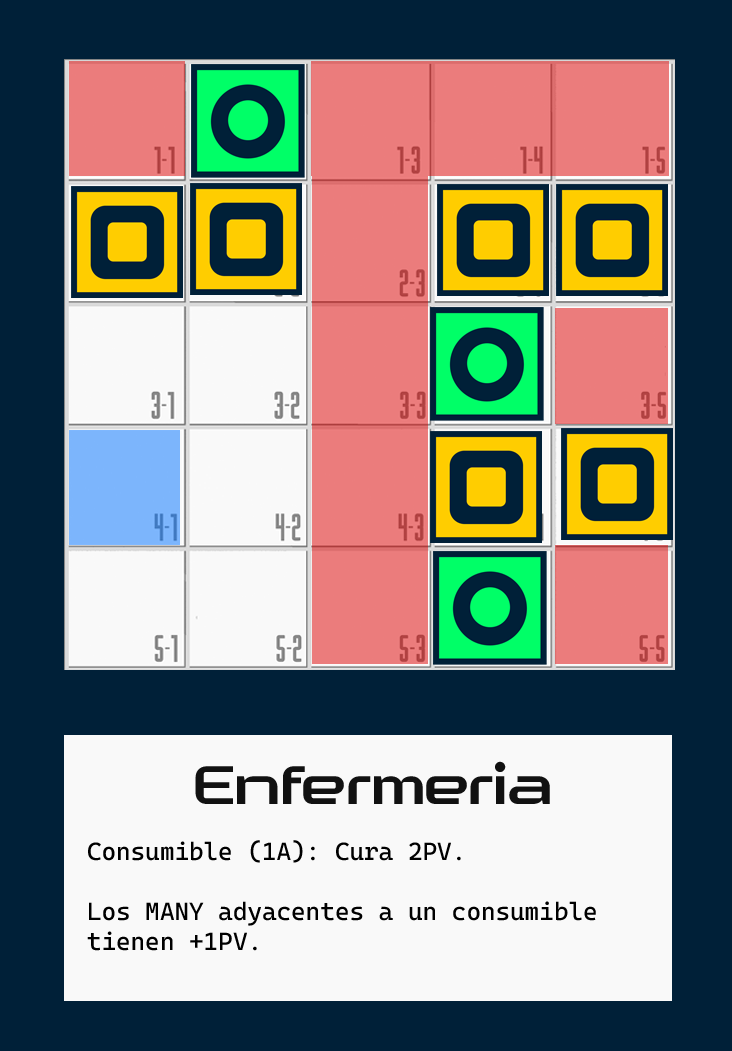
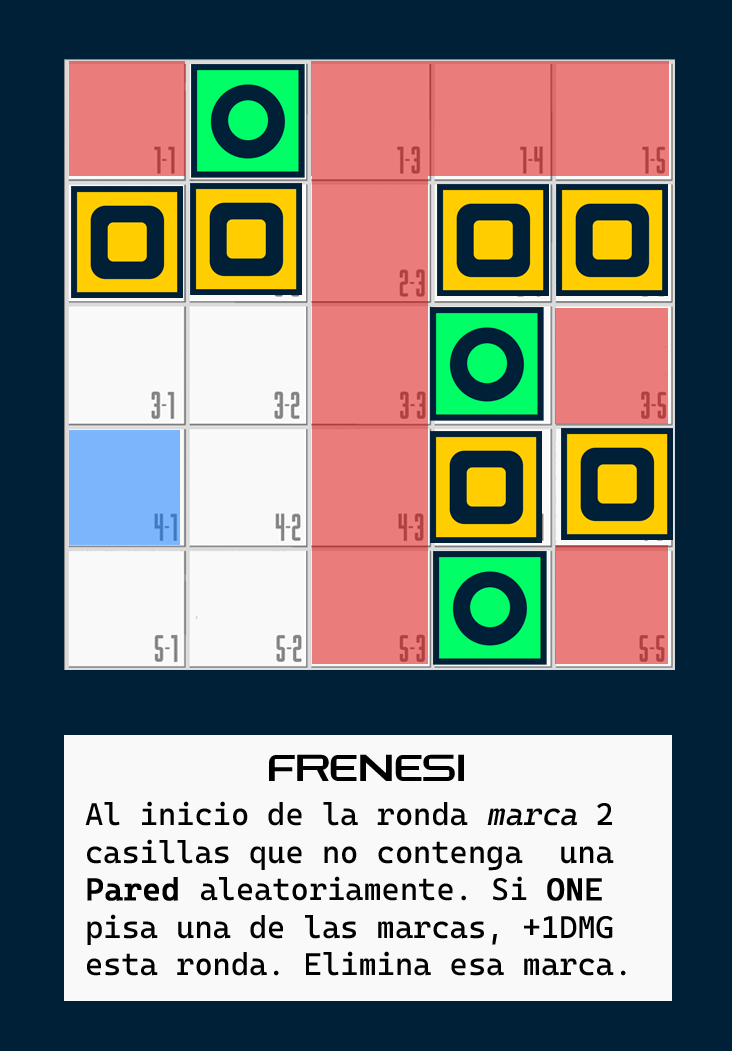
Before/after of a 732px x 1051px layered artwork. What changed in the layer stack:
painted on "titulo_carta" over <box>195,754,550,804</box>
painted on "desc_carta" over <box>85,801,626,976</box>
showed "ONE V MANY ESCENARIOS" over <box>85,754,612,826</box>
